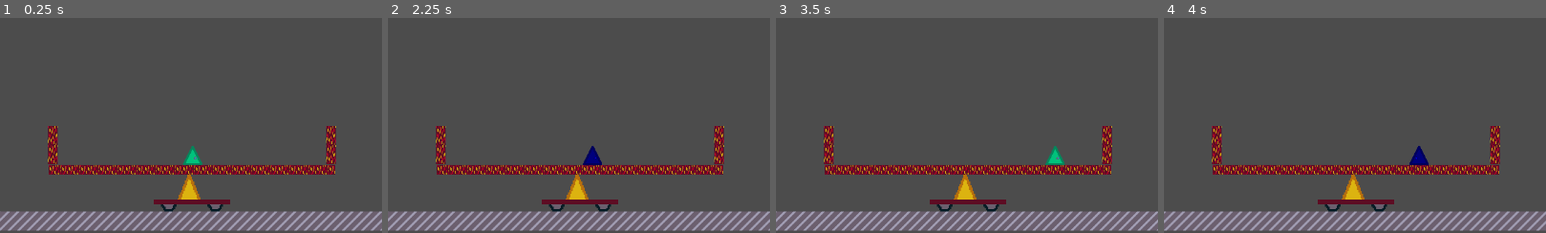
Above: before the commit, frames 1-4 (left to right).
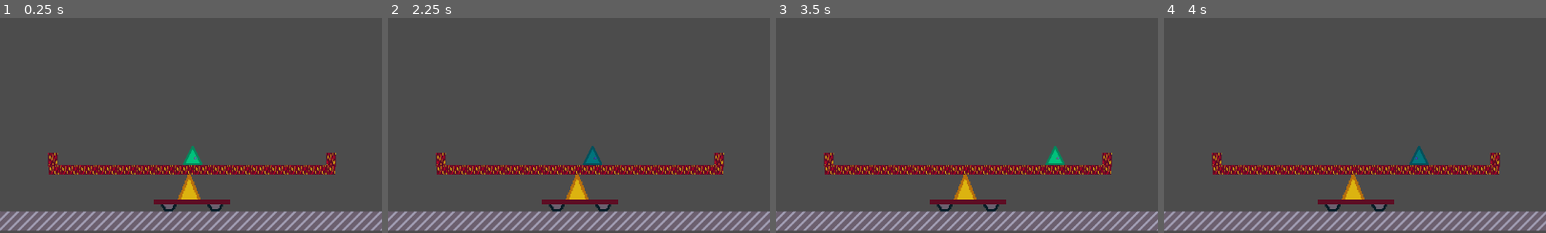
Above: after the commit, the same moments.

Repository: RetroIndieJosh/train-tilt
Game: Godot game, scene res://scenes/Game.tscn
Same seed, same stepped clock (60 frames per second), same inputs: the game is played once before the commit and once after it.
Inputs:
- Up to frame 1 (0.25 s): no input
- Up to frame 2 (2.25 s): hold D (right) 0.53-1.28 s; hold Alt (grab) 0.53-1.28 s; hold Left (left) 1.28-2.03 s; tap Alt (grab) at 1.35 s; hold D (right) from 2.03 s (still down); hold Alt (grab) from 2.03 s (still down)
- Up to frame 3 (3.5 s): keep holding D (right); release Alt (grab) at 2.78 s; tap Alt (grab) at 2.85 s
- Up to frame 4 (4 s): release D (right) at 3.53 s; hold Left (left) from 3.53 s (still down); hold Alt (grab) from 3.53 s (still down)
The pictures show only the part of the screen within x 25-75%, y 50-100%; the shares and areas given below are measured in that part.

The runs differ from the first frame. In frame 1, 0.8% of the frame differs, in the area x 12-88%, y 50-70%; in frame 2, 1.1%; in frame 3, 0.8%; in frame 4, 1.1%.

Commit message:
Cleaner grab and throw, grab box landing on head

Diff:
--- a/collision/TrainWallCollision.tres
+++ b/collision/TrainWallCollision.tres
@@ -1,4 +1,4 @@
 [gd_resource type="RectangleShape2D" format=2]
 
 [resource]
-extents = Vector2( 8.4722, 32.7941 )
+extents = Vector2( 7.94316, 12.4726 )
--- a/scenes/Game.tscn
+++ b/scenes/Game.tscn
@@ -46,6 +46,14 @@
 enabled = true
 cast_to = Vector2( 20, 0 )
 
+[node name="Up Detector L" type="RayCast2D" parent="Player"]
+enabled = true
+cast_to = Vector2( -10, -20 )
+
+[node name="Up Detector R" type="RayCast2D" parent="Player"]
+enabled = true
+cast_to = Vector2( 10, -20 )
+
 [node name="Sprite" type="Sprite" parent="Player"]
 texture = ExtResource( 1 )
 
@@ -62,7 +70,7 @@
 allow_tilt = false
 
 [node name="Train Wall Left" type="StaticBody2D" parent="Train Bed"]
-position = Vector2( -233, -41 )
+position = Vector2( -233, -16 )
 __meta__ = {
 "_edit_group_": true
 }
@@ -70,7 +78,7 @@
 [node name="Sprite" type="Sprite" parent="Train Bed/Train Wall Left"]
 texture = ExtResource( 2 )
 region_enabled = true
-region_rect = Rect2( 0, 0, 16, 64 )
+region_rect = Rect2( 0, 0, 16, 24 )
 region_filter_clip = true
 __meta__ = {
 "_editor_description_": "
@@ -81,7 +89,7 @@
 shape = ExtResource( 8 )
 
 [node name="Train Wall Right" type="StaticBody2D" parent="Train Bed"]
-position = Vector2( 233, -41 )
+position = Vector2( 233, -16 )
 __meta__ = {
 "_edit_group_": true
 }
@@ -89,7 +97,7 @@
 [node name="Sprite" type="Sprite" parent="Train Bed/Train Wall Right"]
 texture = ExtResource( 2 )
 region_enabled = true
-region_rect = Rect2( 0, 0, 16, 64 )
+region_rect = Rect2( 0, 0, 16, 24 )
 region_filter_clip = true
 __meta__ = {
 "_editor_description_": "
--- a/scripts/Player.gd
+++ b/scripts/Player.gd
@@ -1,14 +1,20 @@
 extends Entity
+
+const COLOR_NORMAL = Color(1, 1, 1)
+const COLOR_HIGHLIGHT = Color(0.6, 0.6, 1)
 
 onready var forward_detector = $"Forward Detector"
 onready var info = $"../Info"
 onready var line = $"../Line"
 onready var sprite = $"Sprite"
+onready var up_detector_left = $"Up Detector L"
+onready var up_detector_right = $"Up Detector R"
 
 onready var detect_distance = forward_detector.cast_to.x
 
 var held: Entity = null
 
+var can_grab = true
 var facing = 1
 var walk_speed = 100
 
@@ -26,36 +32,60 @@
                 facing = 1
 
         if Input.is_action_pressed("grab"):
-                sprite.modulate = Color(0, 0, 1)
+                sprite.modulate = COLOR_HIGHLIGHT
         else:
-                sprite.modulate = Color(1, 1, 1)
+                sprite.modulate = COLOR_NORMAL
 
         #dbg_draw_detector()
         info.text = ""
         if forward_detector.is_colliding():
                 var target = forward_detector.get_collider()
-                if target is Entity:
-                        if held == null and Input.is_action_pressed("grab"):
-                                held = target
-                                held.use_gravity = false
-                                info.set_data("Last Grab", target.name)
-                        else:
-                                info.set_data("Last Push", "%s %d" % [target.name, facing])
-                                target.push(facing)
+                forward_collide(target)
 
         if held != null:
                 held.position = position + Vector2.UP * 36
                 info.set_data("Holding", "%s at %s" % [held.name, held.position])
                 if Input.is_action_just_pressed("grab"):
-                        held.use_gravity = true
-                        held.velocity.x = facing * 500
-                        held.velocity.y = -10
-                        held.slide_prevention = false
-                        held = null
+                        throw()
+        if not can_grab and Input.is_action_just_released("grab"):
+                can_grab = true
 
+        var crush_right = up_detector_right.is_colliding()
+        var crush_left = up_detector_left.is_colliding()
+
+        if crush_left:
+                grab(up_detector_left.get_collider())
+        elif crush_right:
+                grab(up_detector_right.get_collider())
         info.set_data("Player at", "%s" % position)
 
 func dbg_draw_detector():
         line.clear_points()
         line.add_point(position)
         line.add_point(position + forward_detector.cast_to)
+
+func forward_collide(target):
+        if not target is Entity:
+                return
+        if held == null and Input.is_action_pressed("grab"):
+                grab(target)
+        else:
+                info.set_data("Last Push", "%s %d" % [target.name, facing])
+                target.push(facing)
+
+func grab(target):
+        if not can_grab:
+                return
+        held = target
+        held.use_gravity = false
+        held.get_node("Sprite").modulate = COLOR_HIGHLIGHT
+        info.set_data("Last Grab", target.name)
+
+func throw():
+        held.use_gravity = true
+        held.velocity.x = facing * 500
+        held.velocity.y = -10
+        held.slide_prevention = false
+        held.get_node("Sprite").modulate = COLOR_NORMAL
+        held = null
+        can_grab = false
Not shown, changed: TODO.md
